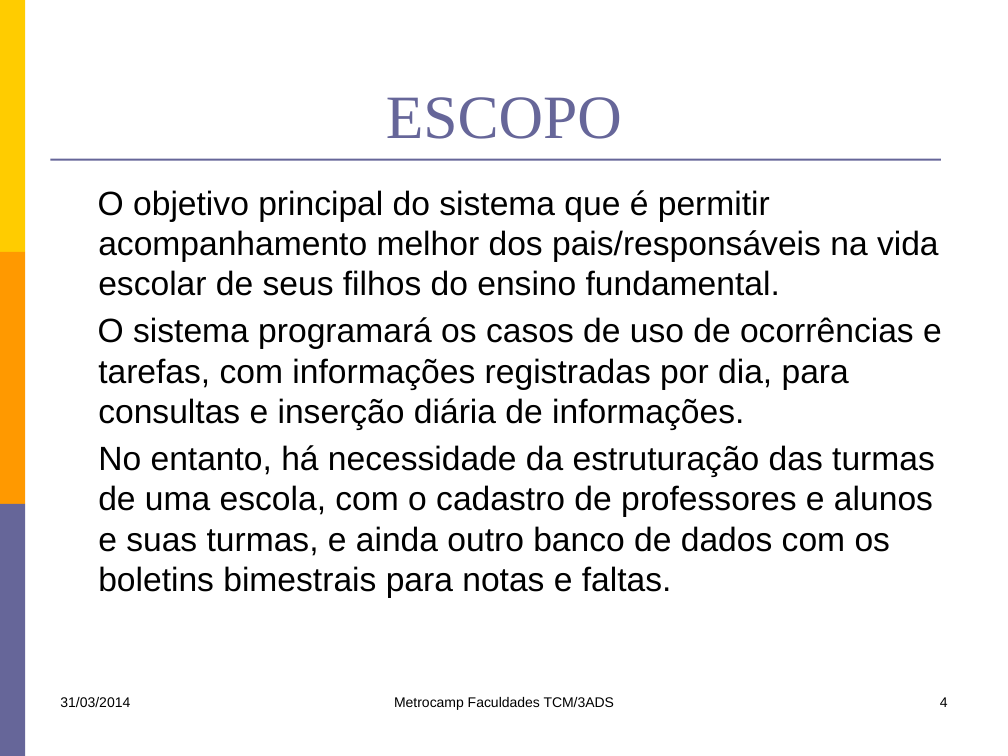
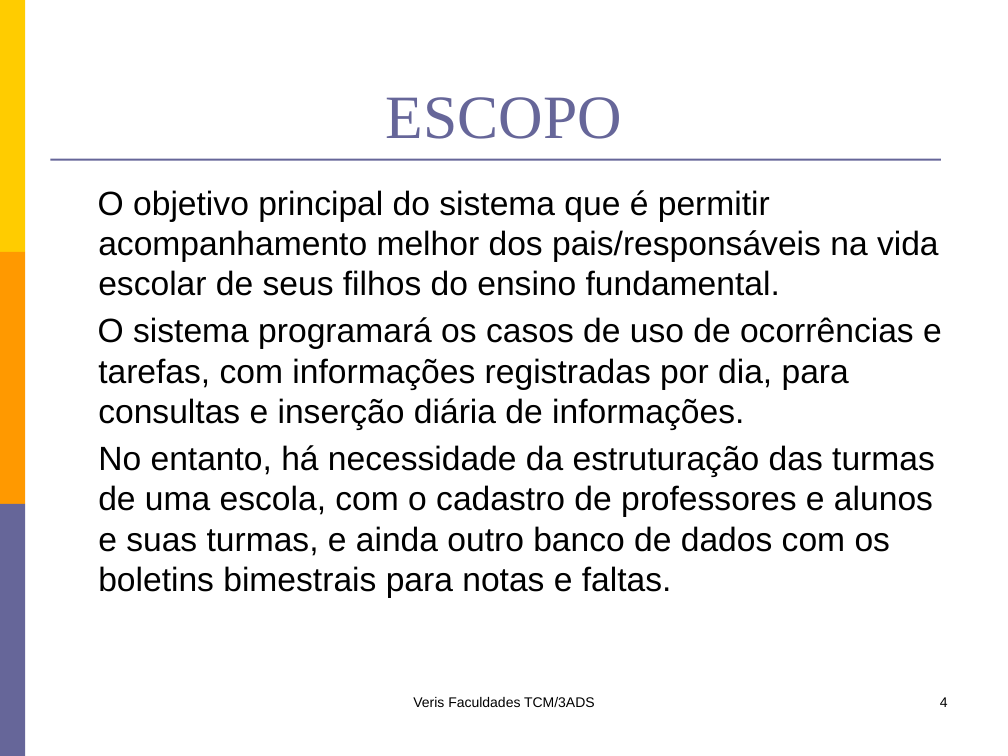
Before and after one commit to lfernandobra/pi5g1s14, a slide deck: slide 4 of documentacao/G5_Apresentacao1sem2014.pptx. Drawn at 1008x756 pixels with LibreOffice and Linux fonts; fonts in the diff are those of the drawing. Boxes give left, top, right and bottom in pixels: in the first picture for what was removed or moved away, otherwise in the second. Text is boxed around its words. In the diff, an @@ line names an element or a change of style, - is before the commit and + after.

```diff
--- a/documentacao/G5_Apresentacao1sem2014.pptx
+++ b/documentacao/G5_Apresentacao1sem2014.pptx
@@ text removed at (x1=60, y1=697, x2=130, y2=707) @@
-31/03/2014
@@ text at (x1=413, y1=697, x2=595, y2=707): text changed @@
-Metrocamp Faculdades TCM/3ADS
+Veris Faculdades TCM/3ADS
```
Also in this commit, not shown: 1 other slide changed, 1 other file.
